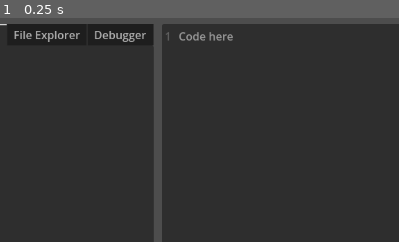
Above: before the commit, frame 1.
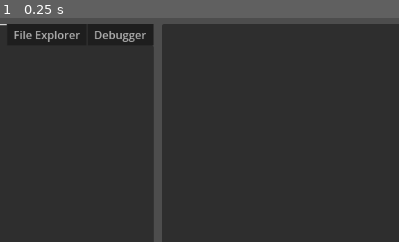
Above: after the commit, the same moment.

Repository: 46768/nsc2025
Game: Godot game, scene res://main.tscn
Two runs of this game, one before a commit and one after it. Both use one fixed random seed, a clock stepped at 60 frames per second and the inputs below.
Inputs:
- Up to frame 1 (0.25 s): no input
The pictures show only the part of the screen within x 13-63%, y 0-50%; the shares and areas given below are measured in that part.

The runs differ from the first frame. In frame 1, 0.3% of the frame differs, in the area x 41-59%, y 6-11%.

Commit message:
feat(ide): added buffers for multiple file editing

Diff:
--- /dev/null
+++ b/assets/textures/IDE/close.svg
@@ -0,0 +1 @@
+<svg width="16" height="16" viewBox="0 0 16 16" xmlns="http://www.w3.org/2000/svg" fill="white"><path fill-rule="evenodd" clip-rule="evenodd" d="M8 8.707l3.646 3.647.708-.707L8.707 8l3.647-3.646-.707-.708L8 7.293 4.354 3.646l-.707.708L7.293 8l-3.646 3.646.707.708L8 8.707z"/></svg>
--- a/project.godot
+++ b/project.godot
@@ -14,7 +14,7 @@
 config/version="0.0.0-demo"
 run/main_scene="res://main.tscn"
 config/use_custom_user_dir=true
-config/features=PackedStringArray("4.3", "GL Compatibility")
+config/features=PackedStringArray("4.4", "GL Compatibility")
 config/icon="res://icon.svg"
 
 [autoload]
@@ -23,7 +23,6 @@
 Packet="*res://scripts/core/packet.gd"
 PythonBinding="*res://scripts/python-binding/python-binding.gd"
 CodeServer="*res://scripts/code-execution-server/interface.gd"
-Globals="*res://scripts/core/globals.gd"
 
 [editor]
 
--- a/scenes/IDE.tscn
+++ b/scenes/IDE.tscn
@@ -1,9 +1,9 @@
 [gd_scene load_steps=5 format=3 uid="uid://c44n34k18cx8m"]
 
-[ext_resource type="Script" path="res://scripts/IDE/ide.gd" id="1_msfw7"]
-[ext_resource type="Script" path="res://scripts/IDE/editor.gd" id="2_kuje3"]
-[ext_resource type="Script" path="res://scripts/IDE/console.gd" id="4_16dsd"]
-[ext_resource type="Script" path="res://scripts/IDE/file-explorer.gd" id="6_5fjmn"]
+[ext_resource type="Script" uid="uid://d0kdg1rtfo0av" path="res://scripts/IDE/ide.gd" id="1_msfw7"]
+[ext_resource type="Script" uid="uid://dxs06js8hwkng" path="res://scripts/IDE/buffer_tabs.gd" id="3_eacvr"]
+[ext_resource type="Script" uid="uid://dq0odnd4pbbda" path="res://scripts/IDE/console.gd" id="4_16dsd"]
+[ext_resource type="Script" uid="uid://dxdthe64tvsa" path="res://scripts/IDE/file-explorer.gd" id="6_5fjmn"]
 
 [node name="Ide" type="Control"]
 layout_direction = 2
@@ -82,19 +82,10 @@
 layout_mode = 2
 split_offset = 120
 
-[node name="Editor" type="CodeEdit" parent="Margin/VerticalSplit/EditorSplit"]
+[node name="BufferTabs" type="TabContainer" parent="Margin/VerticalSplit/EditorSplit"]
 layout_mode = 2
-size_flags_horizontal = 3
 size_flags_vertical = 3
-placeholder_text = "Code here"
-draw_tabs = true
-line_folding = true
-gutters_draw_line_numbers = true
-code_completion_enabled = true
-indent_automatic = true
-auto_brace_completion_enabled = true
-auto_brace_completion_highlight_matching = true
-script = ExtResource("2_kuje3")
+script = ExtResource("3_eacvr")
 
 [node name="Console" type="VBoxContainer" parent="Margin/VerticalSplit/EditorSplit"]
 layout_mode = 2
@@ -135,7 +126,7 @@
 caret_blink = true
 
 [connection signal="ide_initialized" from="." to="Margin/VerticalSplit/SidebarSplit/Sidebar/File Explorer" method="_on_ide_initialized"]
-[connection signal="ide_initialized" from="." to="Margin/VerticalSplit/EditorSplit/Editor" method="_on_ide_initialized"]
 [connection signal="ide_initialized" from="." to="Margin/VerticalSplit/EditorSplit/Console" method="_on_ide_initialized"]
-[connection signal="editor_initialized" from="Margin/VerticalSplit/EditorSplit/Editor" to="Margin/VerticalSplit/EditorSplit/Console" method="_on_editor_initialized"]
+[connection signal="ide_initialized" from="." to="Margin/VerticalSplit/EditorSplit/BufferTabs" method="_on_ide_initialized"]
+[connection signal="buffer_tabs_initialized" from="Margin/VerticalSplit/EditorSplit/BufferTabs" to="Margin/VerticalSplit/EditorSplit/Console" method="_on_buffer_initialized"]
 [connection signal="text_submitted" from="Margin/VerticalSplit/EditorSplit/Console/ConsoleInput/ConsoleInputLine" to="Margin/VerticalSplit/EditorSplit/Console" method="_run_command"]
--- /dev/null
+++ b/scripts/IDE/buffer_tabs.gd
@@ -0,0 +1,15 @@
+extends TabContainer
+
+
+signal buffer_tabs_initialized(buffer_mgr: BufferManager)
+
+var buffer_manager: BufferManager
+
+
+# Called when the node enters the scene tree for the first time.
+func _ready() -> void:
+	buffer_manager = BufferManager.new(self)
+
+
+func _on_ide_initialized(__: VFS) -> void:
+	buffer_tabs_initialized.emit.call_deferred(buffer_manager)
--- /dev/null
+++ b/scripts/IDE/class/buffer-manager.gd
@@ -0,0 +1,38 @@
+class_name BufferManager
+extends  Object
+
+
+const CLOSE_TEXTURE: Texture2D = preload("res://assets/textures/IDE/close.svg")
+
+var tab_container: TabContainer
+var buffers: PackedStringArray = PackedStringArray([])
+var buffer_mapping: Dictionary[String, EditorManager] = {}
+
+
+func _init(container: TabContainer) -> void:
+	self.tab_container = container
+	tab_container.tab_button_pressed.connect(close_buffer)
+
+
+func open_buffer(vfs: VFS, fpath: String) -> void:
+	var new_buffer_idx: int = tab_container.get_tab_count()
+	var editor: CodeEdit = CodeEdit.new()
+	var editor_mgr: EditorManager = EditorManager.new(editor)
+
+	tab_container.add_child(editor)
+	editor_mgr.load_vfs_file(fpath, vfs)
+
+	buffers.append(fpath)
+	buffer_mapping[fpath] = editor_mgr
+	tab_container.set_tab_button_icon(new_buffer_idx, CLOSE_TEXTURE)
+	tab_container.set_tab_title(new_buffer_idx, fpath)
+
+
+func close_buffer(buffer_idx: int) -> void:
+	var fpath: String = buffers[buffer_idx]
+	var editor_mgr: EditorManager = buffer_mapping[fpath]
+
+	editor_mgr.editor_ui.queue_free()
+
+	buffer_mapping.erase(fpath)
+	buffers.remove_at(buffer_idx)
--- a/scripts/core/editor-mgr.gd
+++ b/scripts/IDE/class/editor-mgr.gd
@@ -9,6 +9,15 @@
 
 func _init(edit_ui: CodeEdit) -> void:
 	editor_ui = edit_ui
+
+	editor_ui.set_line_folding_enabled(true)
+	editor_ui.set_auto_brace_completion_enabled(true)
+	editor_ui.set_highlight_matching_braces_enabled(true)
+	editor_ui.set_draw_line_numbers(true)
+	editor_ui.set_code_completion_enabled(true)
+	editor_ui.set_auto_indent_enabled(true)
+	editor_ui.set_draw_tabs(true)
+	editor_ui.set_line_length_guidelines([80, 100])
 
 	load_colors("res://assets/json/IDE/syntax-highlighting/default.json")
 	parse_symbol_lut("res://assets/json/IDE/symbol_lut.json")
--- a/scripts/IDE/console.gd
+++ b/scripts/IDE/console.gd
@@ -43,5 +43,5 @@
 	ide_initialized = true
 
 
-func _on_editor_initialized(editor_mgr: EditorManager) -> void:
-	COSHEditor.new(editor_mgr).install_module(shell)
+func _on_buffer_initialized(buffer_mgr: BufferManager) -> void:
+	COSHEditor.new(buffer_mgr).install_module(shell)
--- a/scripts/IDE/editor.gd
+++ /dev/null
@@ -1,15 +0,0 @@
-extends CodeEdit
-
-
-signal editor_initialized(editor_mgr: EditorManager)
-
-var editor_mgr: EditorManager
-
-
-# Called when the node enters the scene tree for the first time.
-func _ready() -> void:
-	editor_mgr = EditorManager.new(self)
-
-
-func _on_ide_initialized(__: VFS):
-	editor_initialized.emit.call_deferred(editor_mgr)
--- a/scripts/IDE/ide.gd
+++ b/scripts/IDE/ide.gd
@@ -42,4 +42,5 @@
 	vfs.set_name("ide_custom")
 
 	get_tree().get_root().size_changed.connect(resize)
+	Globals.IDE = self
 	ide_initialized.emit(vfs)
--- a/scripts/core/globals.gd
+++ b/scripts/core/globals.gd
@@ -1,4 +1,7 @@
 extends Node
+
+
+var IDE: Control = null
 
 
 func gpathize(path: String) -> String:
--- a/scripts/cosh/modules/editor.gd
+++ b/scripts/cosh/modules/editor.gd
@@ -5,7 +5,7 @@
 signal cosh_editor_edit_sig(fpath: String, vfs: VFS)
 
 
-func _init(editor_mgr: EditorManager) -> void:
+func _init(buffer_mgr: BufferManager) -> void:
 	module_name = "Editor"
 	commands = {
 		"code": cosh_editor_edit
@@ -14,7 +14,7 @@
 		"cosh_editor_edit": cosh_editor_edit_sig
 	}
 
-	cosh_editor_edit_sig.connect(editor_mgr.load_vfs_file)
+	cosh_editor_edit_sig.connect(buffer_mgr.open_buffer)
 
 
 func cosh_editor_edit(shell: COSH, args: PackedStringArray) -> String:
@@ -28,6 +28,6 @@
 	if shell.attached_vfs.is_dir(abs_path):
 		return "code: failed opening '%s': Not a file\n" % path
 
-	cosh_editor_edit_sig.emit(abs_path, shell.attached_vfs)
+	cosh_editor_edit_sig.emit(shell.attached_vfs, abs_path)
 
 	return ""
Not shown, added: assets/textures/IDE/close.svg.import
Not shown, added: script-templates/Node/module-template.gd.uid
Not shown, added: scripts/IDE/buffer_tabs.gd.uid
Not shown, added: scripts/IDE/class/buffer-manager.gd.uid
Not shown, added: scripts/IDE/class/editor-mgr.gd.uid
Not shown, added: scripts/IDE/console.gd.uid
Not shown, added: scripts/IDE/file-explorer.gd.uid
Not shown, added: scripts/IDE/ide.gd.uid
Not shown, added: scripts/code-execution-server/interface.gd.uid
Not shown, added: scripts/core/globals.gd.uid
Not shown, added: scripts/core/packet.gd.uid
Not shown, added: scripts/core/vfs.gd.uid
(and 8 more such lines)
